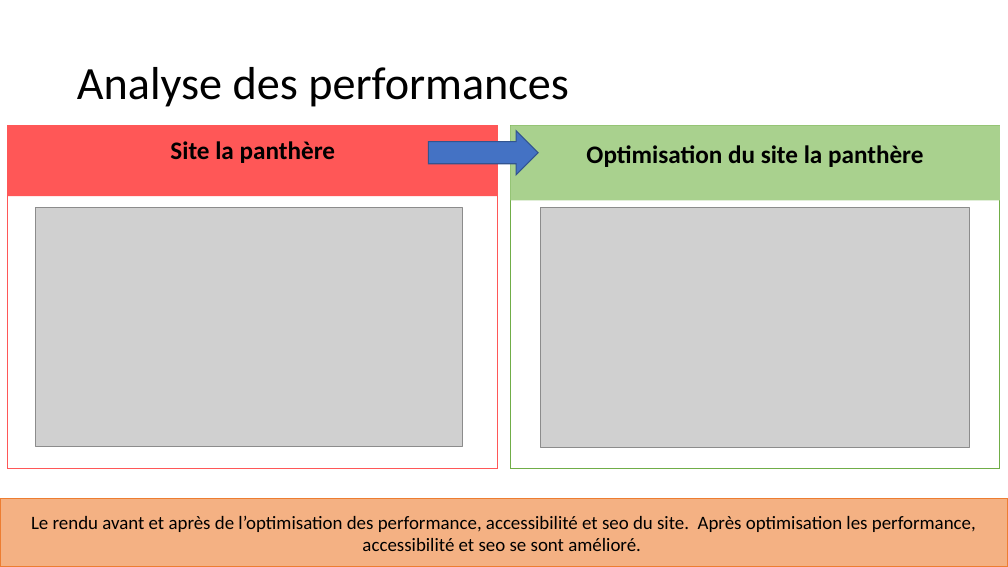
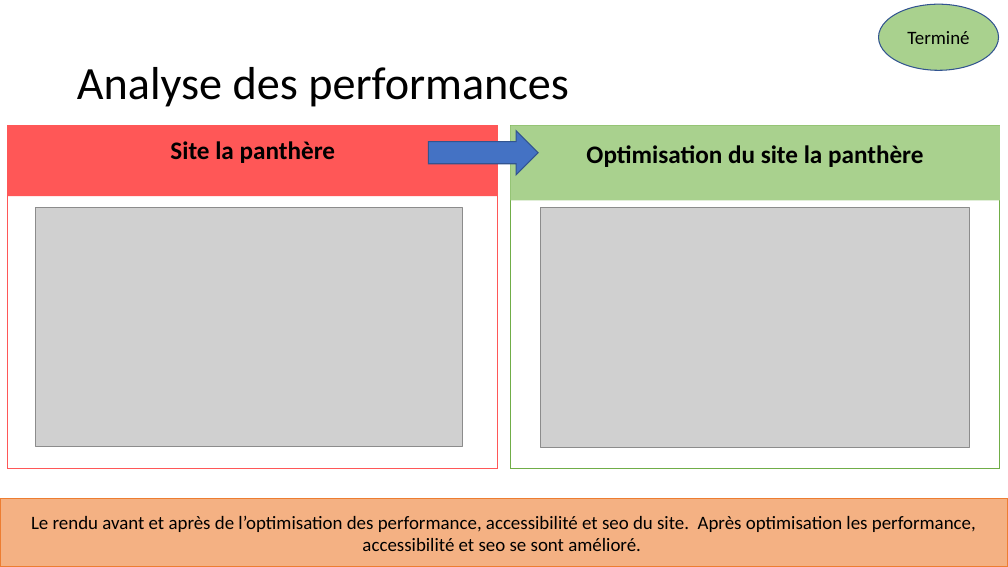
Before and after one commit to LimDavid458/la-panthere-optimise, a slide deck: slide 5 of rapport-seo.pptx (slide 4 before the commit). Drawn at 1008x567 pixels with LibreOffice and Linux fonts; fonts in the diff are those of the drawing; grey boxes stand for pictures. Boxes give left, top, right and bottom in pixels: in the first picture for what was removed or moved away, otherwise in the second. Text is boxed around its words. In the diff, an @@ line names an element or a change of style, - is before the commit and + after.

```diff
--- a/rapport-seo.pptx
+++ b/rapport-seo.pptx
@@ ellipse added at (879, 5, 999, 70), fill #A9D18E, outline #325491 1 pt, 18 pt, text #000000 @@
+Terminé
```
Also in this commit, not shown: 2 other slides changed, 5 slides added, 5 other files.
